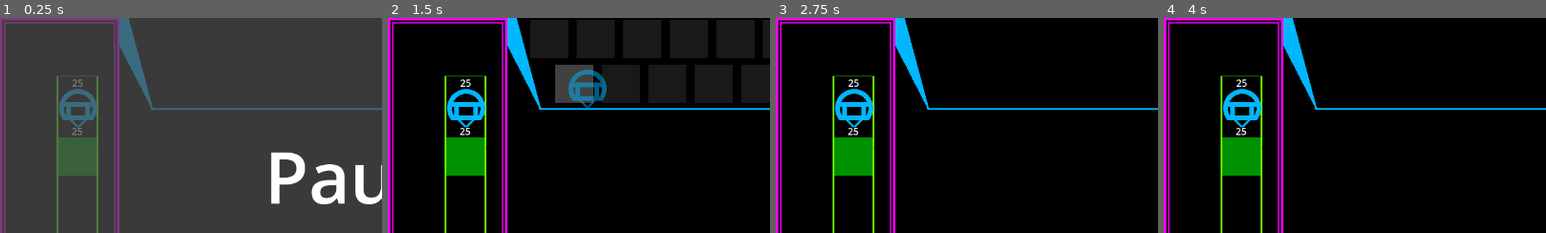
Above: before the commit, frames 1-4 (left to right).
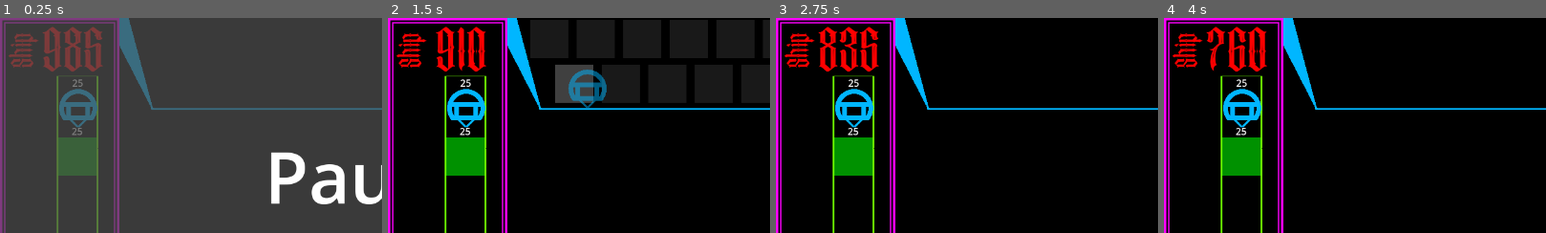
Above: after the commit, the same moments.

Repository: jwant/nefe
Game: Godot game, scene res://entities/utilities/no_escape_from_earth.tscn
Same seed, same stepped clock (60 frames per second), same inputs: the game is played once before the commit and once after it.
Inputs (mouse positions are % of the whole screen's width and height, from its top left):
- Up to frame 1 (0.25 s): no input
- Up to frame 2 (1.5 s): tap Space (pause) at 0.5 s; move the mouse to (72, 45) at 0.52 s; click (72, 45) at 0.6 s; drag from (10, 21) to (58, 8) at 1.27 s
- Up to frame 3 (2.75 s): move the mouse to (10, 32) at 2.02 s; click (10, 32) at 2.1 s
- Up to frame 4 (4 s): drag from (21, 5) to (10, 32) at 2.77 s; drag from (27, 5) to (58, 8) at 3.52 s
The pictures show only the part of the screen within x 0-50%, y 0-50%; the shares and areas given below are measured in that part.

The runs differ from the first frame. In frame 1, 2.2% of the frame differs, in the area x 2-27%, y 4-25%; in frame 2, 2.1%; in frame 3, 2.4%; in frame 4, 2.2%.

Commit message:
feat: health + reset

Diff:
--- a/entities/background/background.tscn
+++ b/entities/background/background.tscn
@@ -1,8 +1,9 @@
-[gd_scene load_steps=4 format=3 uid="uid://2tigku23stpw"]
+[gd_scene load_steps=5 format=3 uid="uid://2tigku23stpw"]
 
 [ext_resource type="Texture2D" uid="uid://ccmtdco5v8b7u" path="res://assets/art/colorgrid.png" id="1_cnocy"]
 [ext_resource type="Texture2D" uid="uid://brvdk1onrlqdo" path="res://entities/background/art/menus.png" id="2_ev6lv"]
 [ext_resource type="PackedScene" uid="uid://c8hbmoj4a1kxu" path="res://entities/ui/build_bar/build_bar.tscn" id="3_bp52m"]
+[ext_resource type="PackedScene" uid="uid://b2t7xum5cp4y" path="res://entities/ui/ship_status/ship_status.tscn" id="4_8l5gi"]
 
 [node name="Background" type="Node2D"]
 
@@ -22,3 +23,10 @@
 region_rect = Rect2(0, 0, 200, 720)
 
 [node name="BuildBar" parent="." instance=ExtResource("3_bp52m")]
+
+[node name="ShipStatus" parent="." instance=ExtResource("4_8l5gi")]
+process_mode = 3
+offset_left = 12.0
+offset_top = 14.0
+offset_right = 12.0
+offset_bottom = 14.0
--- a/entities/battlefield/battlefield.gd
+++ b/entities/battlefield/battlefield.gd
@@ -11,6 +11,8 @@
 func _process(delta):
 	_process_timer()
 	_process_spawn_area(delta)
+	if GameManager.ship_health <= 0:
+		get_tree().paused = true
 
 ### GRID ###
 var GRID_ROW_CONFIG = [{ 'n':13, 'p':Vector2(270,35),'g':78 }, { 'n':12, 'p':Vector2(312,110),'g':78 }]
--- a/entities/enemy/enemy.gd
+++ b/entities/enemy/enemy.gd
@@ -5,6 +5,7 @@
 
 @export var speed: int = 50
 @export var health: int = 100
+@export var damage: int = 50
 @export var holding_energy: int = 1
 @onready var sprite: Sprite2D = $Sprite2D
 
--- /dev/null
+++ b/entities/ship/ship.gd
@@ -0,0 +1,5 @@
+extends Area2D
+
+func _on_area_entered(area:Area2D):
+	if area is Enemy:
+		GameManager.ship_health -= area.damage
--- a/entities/ship/ship.tscn
+++ b/entities/ship/ship.tscn
@@ -1,11 +1,15 @@
-[gd_scene load_steps=3 format=3 uid="uid://dflwfnr23bp58"]
+[gd_scene load_steps=4 format=3 uid="uid://dflwfnr23bp58"]
 
 [ext_resource type="Texture2D" uid="uid://b5gg18w5xb36a" path="res://entities/ship/art/ship.png" id="1_805ym"]
+[ext_resource type="Script" uid="uid://d2m83cx34whh1" path="res://entities/ship/ship.gd" id="1_tivcy"]
 
 [sub_resource type="RectangleShape2D" id="RectangleShape2D_805ym"]
 size = Vector2(1080, 200)
 
 [node name="Ship" type="Area2D"]
+collision_layer = 0
+collision_mask = 16
+script = ExtResource("1_tivcy")
 
 [node name="Sprite2D" type="Sprite2D" parent="."]
 texture_filter = 1
@@ -14,3 +18,5 @@
 [node name="CollisionShape2D" type="CollisionShape2D" parent="."]
 position = Vector2(100, 0)
 shape = SubResource("RectangleShape2D_805ym")
+
+[connection signal="area_entered" from="." to="." method="_on_area_entered"]
--- /dev/null
+++ b/entities/ui/ship_status/ship_status.gd
@@ -0,0 +1,10 @@
+extends Control
+
+@onready var health_label: Label = $"Health"
+
+func _process(_delta):
+	if GameManager.ship_health < health_label.text.to_int():
+		health_label.text = str(health_label.text.to_int()-1)
+		modulate = Color(255,0,0)
+	if GameManager.ship_health == health_label.text.to_int():
+		modulate = Color(255,255,255)
--- /dev/null
+++ b/entities/ui/ship_status/ship_status.tscn
@@ -0,0 +1,29 @@
+[gd_scene load_steps=3 format=3 uid="uid://b2t7xum5cp4y"]
+
+[ext_resource type="Script" uid="uid://ddpbdwv6rxm7q" path="res://entities/ui/ship_status/ship_status.gd" id="1_cfilj"]
+[ext_resource type="FontFile" uid="uid://cxm4p1gqqm4ax" path="res://assets/fonts/PickysideRegular-vn7w4.otf" id="1_f5gai"]
+
+[node name="ShipStatus" type="Control"]
+layout_mode = 3
+anchors_preset = 0
+script = ExtResource("1_cfilj")
+
+[node name="Health" type="Label" parent="."]
+layout_mode = 0
+offset_right = 221.0
+offset_bottom = 100.0
+theme_override_fonts/font = ExtResource("1_f5gai")
+theme_override_font_sizes/font_size = 100
+text = "1000"
+horizontal_alignment = 1
+
+[node name="SHIP" type="Label" parent="."]
+layout_mode = 0
+offset_left = 5.0
+offset_top = 70.0
+offset_right = 70.0
+offset_bottom = 121.0
+rotation = 4.71239
+theme_override_fonts/font = ExtResource("1_f5gai")
+theme_override_font_sizes/font_size = 50
+text = "Ship"
--- a/entities/utilities/game_manager/game_manager.gd
+++ b/entities/utilities/game_manager/game_manager.gd
@@ -7,14 +7,23 @@
 @warning_ignore("unused_signal")
 signal exit_build
 
-var energy = 150
+const STARTING_ENERGY = 150
+const STARTING_HEALTH = 1000
+
+var energy = STARTING_ENERGY
+var ship_health = STARTING_ENERGY
 
 func _process(_delta):
 	if Input.is_action_just_pressed("refresh"):
-		get_tree().reload_current_scene()
+		reset_game()
 
 func spend_energy(amount: int)->bool:
 	if energy - amount < 0:
 		return false
 	energy -= amount
 	return true
+
+func reset_game():
+	get_tree().reload_current_scene()
+	energy = STARTING_ENERGY
+	ship_health = STARTING_HEALTH
--- a/entities/utilities/pausing/pausing.gd
+++ b/entities/utilities/pausing/pausing.gd
@@ -4,4 +4,7 @@
 
 func _unhandled_input(event):
 	if event.is_action_pressed("pause"):
-		get_tree().paused = not get_tree().paused
+		if GameManager.ship_health <= 0:
+			GameManager.reset_game()
+		else:
+			get_tree().paused = not get_tree().paused
--- a/project.godot
+++ b/project.godot
@@ -45,6 +45,7 @@
 
 [layer_names]
 
+2d_physics/layer_1="ship"
 2d_physics/layer_2="tower"
 2d_physics/layer_3="resource"
 2d_physics/layer_4="collector_tower"
Not shown, added: entities/ship/ship.gd.uid
Not shown, added: entities/ui/ship_status/ship_status.gd.uid
